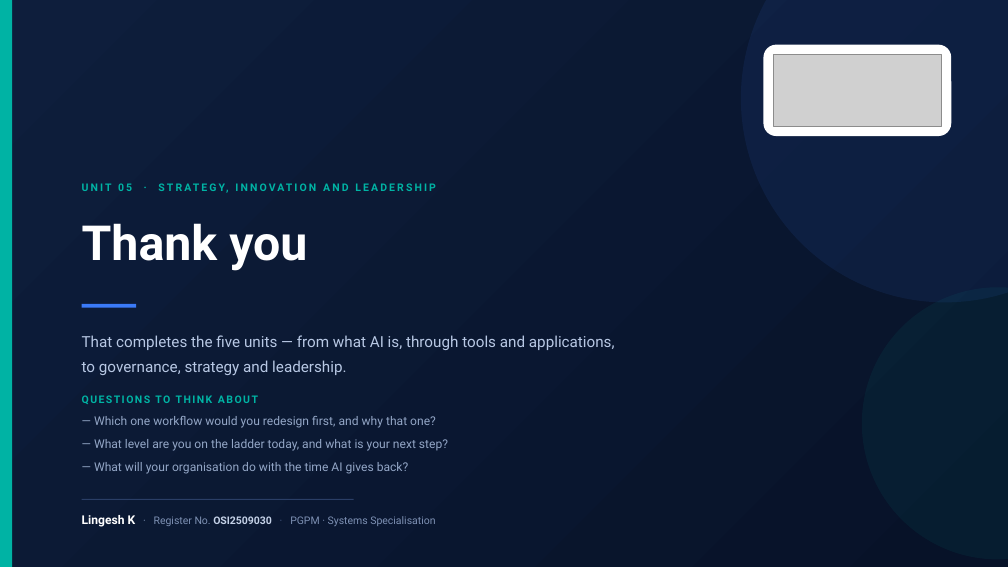
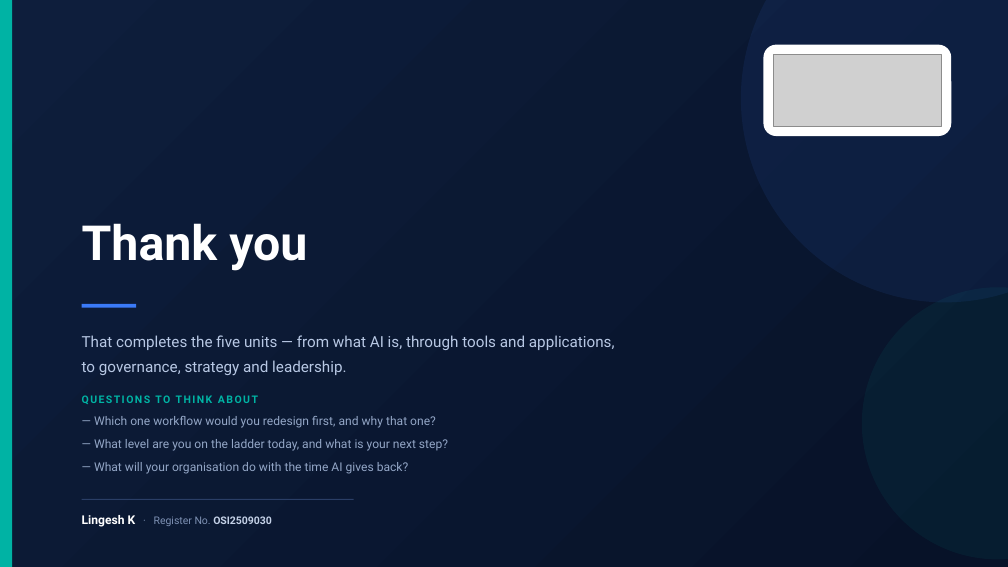
Before and after one commit to klingesh/Presentation, a slide deck: slide 23 of Unit 5 - Strategy, Innovation and Leadership.pptx. Drawn at 1008x567 pixels with LibreOffice and Linux fonts; fonts in the diff are those of the drawing; grey boxes stand for pictures. Boxes give left, top, right and bottom in pixels: in the first picture for what was removed or moved away, otherwise in the second. Text is boxed around its words. In the diff, an @@ line names an element or a change of style, - is before the commit and + after.

```diff
--- a/Unit 5 - Strategy, Innovation and Leadership.pptx
+++ b/Unit 5 - Strategy, Innovation and Leadership.pptx
@@ text removed at (82,183,346,375) @@
-UNIT 05 · STRATEGY, INNOVATION AND LEADERSHIP
@@ text at (82,515,272,527): text changed; bold on @@
-Lingesh K · Register No. OSI2509030 · PGPM · Systems Specialisation
+Lingesh K · Register No. OSI2509030
```
Also in this commit, not shown: 21 other slides changed, 15 other files.
